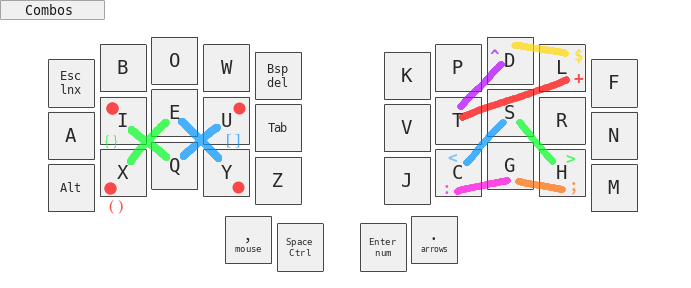
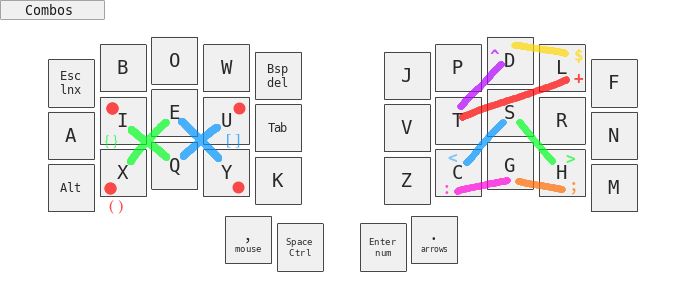
Two versions of the same layered image (691px x 288px). Layer-by-layer changes:
painted on "^" over [481, 84, 488, 98]
painted on ";" over [533, 181, 539, 190]
painted on ">" over [538, 139, 540, 152]
painted on "base.png" over [273, 37, 586, 264]
